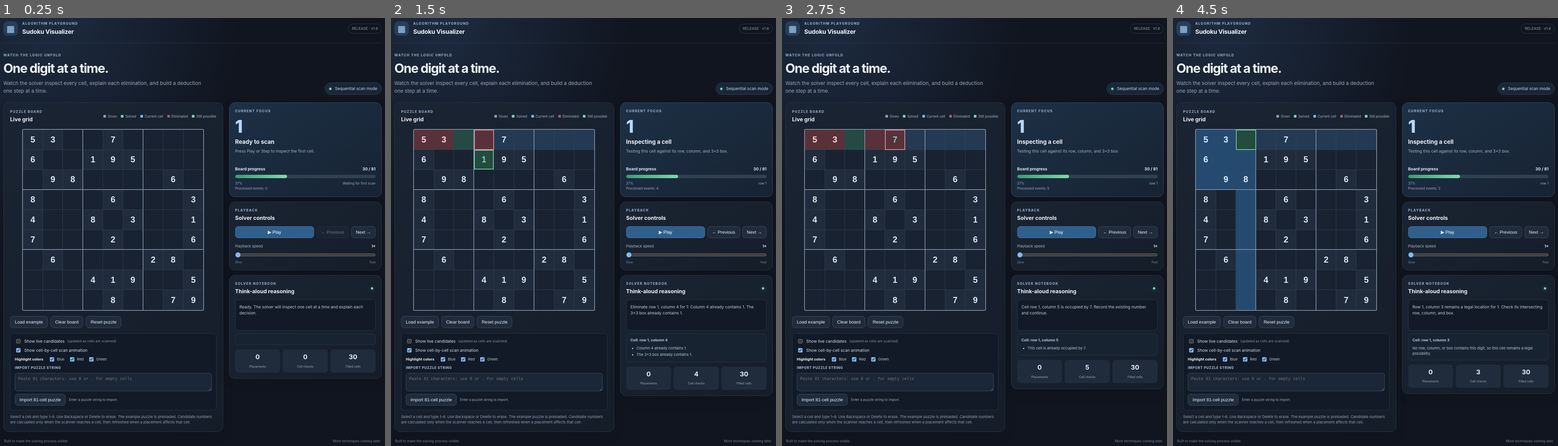
Above: before the commit, frames 1-4 (left to right).
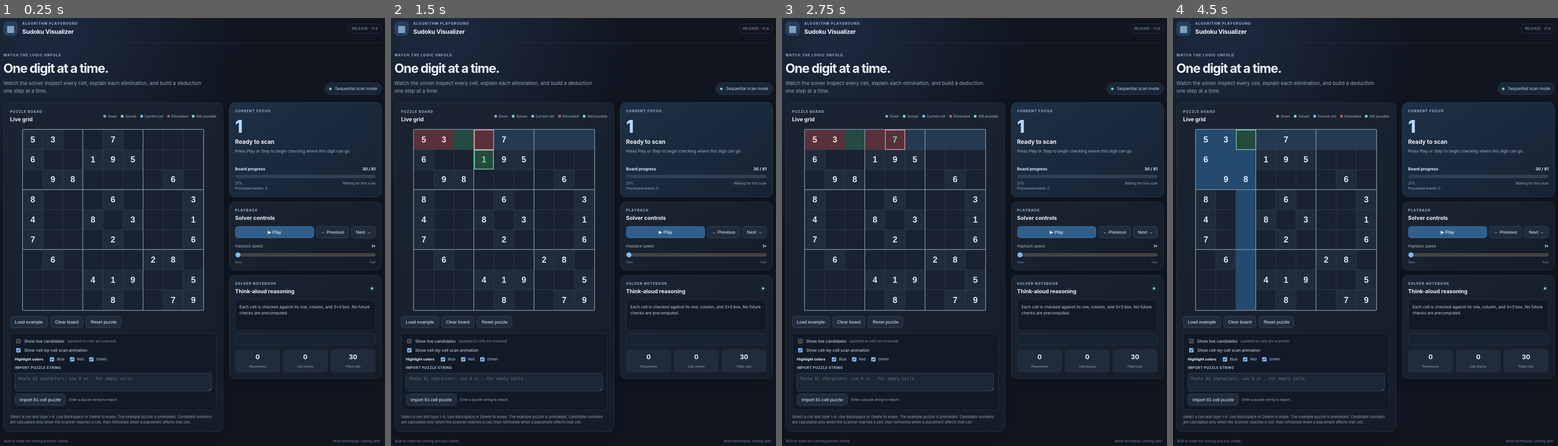
Above: after the commit, the same moments.

Repository: emac75camera/Sudoku-Visualizer
Game: browser game, page index.html
The game is run twice, just before and just after one commit, with the same random seed, the same clock (stepped at 60 frames per second) and the same inputs.
Inputs:
- Up to frame 1 (0.25 s): no input
- Up to frame 2 (1.5 s): click "▶ Play" at 0.27 s; click "Next →" at 0.52 s; click "▶ Play" at 0.77 s; hold Right from 1.03 s (still down); tap Space at 1.1 s
- Up to frame 3 (2.75 s): release Right at 1.53 s; hold Left 1.58-2.15 s; tap Space at 1.6, 2.1, 2.6 s; hold Right from 2.2 s (still down); tap Ctrl at 2.52 s
- Up to frame 4 (4.5 s): release Right at 2.87 s; hold Left 2.92-3.35 s; tap Space at 3.1, 3.6, 4.1 s; click "▶ Play" at 3.27 s; hold Right 3.4-3.9 s; hold Left from 3.95 s (still down)

The runs differ from the first frame. In frame 1, 0.4% of the frame differs, in the area x 61-96%, y 30-70%; in frame 2, 1.7%, in the area x 59-100%, y 28-89%; in frame 3, 1.1%; in frame 4, 1.5%.
Error after the commit: TypeError: Cannot set properties of null (setting 'textContent')

Commit message:
Add digit-specific candidate updates and completed-digit tracking

Diff:
--- a/app.js
+++ b/app.js
@@ -36,7 +36,12 @@
     for(let rr=br;rr<br+3;rr++) for(let cc=bc;cc<bc+3;cc++) if(grid[rr][cc]===digit) return false;
     return true;
   }
-  function candidatesFor(grid,r,c) { return [1,2,3,4,5,6,7,8,9].filter(n=>legal(grid,r,c,n)); }
+  function updateLiveCandidate(grid,r,c,digit) {
+    const key=r+","+c,existing=state.liveCandidates[key]||[];
+    const next=existing.filter(n=>n!==digit);
+    if(grid[r][c]===0&&legal(grid,r,c,digit))next.push(digit);
+    state.liveCandidates[key]=next.sort((a,b)=>a-b);
+  }
   function validPuzzle(grid) {
     for(let r=0;r<9;r++) for(let c=0;c<9;c++) if(grid[r][c]) {
       const n=grid[r][c]; grid[r][c]=0;
@@ -121,7 +126,7 @@
       finishCycle();saveState();return true;
     }
     const type=TYPES[state.typeIndex],unit=state.unit,label=unitName(type,unit);
-    if(cellsFor(type,unit).some(([r,c])=>state.grid[r][c]===state.digit)){
+    if(type==="box"&&cellsFor("box",unit).some(([r,c])=>state.grid[r][c]===state.digit)){
       state.event={kind:"unit-skip",digit:state.digit,type,unit,cell:null,reasons:[],inspected:[],candidates:[],contextCells:[],sourceCells:[],placement:null,message:"Skip "+label+" for "+state.digit+": this unit already contains "+state.digit+", so none of its cells need to be scanned."};
       advanceUnit();saveState();return true;
     }
@@ -131,7 +136,7 @@
       for(let i=state.cellIndex;i<9;i++){
         const [r,c]=unitCells[i],result=explainCell(state.grid,r,c,state.digit);
         trace.push({r,c,legal:result.legal,reasons:result.reasons});
-        state.liveCandidates[r+","+c]=state.grid[r][c]===0?candidatesFor(state.grid,r,c):[];
+        updateLiveCandidate(state.grid,r,c,state.digit);
       }
       const options=trace.filter(x=>x.legal).map(x=>[x.r,x.c]);
       state.scans+=9-state.cellIndex;
@@ -149,7 +154,7 @@
     if(state.cellIndex<9){
       const [r,c]=cellsFor(type,unit)[state.cellIndex],result=explainCell(state.grid,r,c,state.digit);
       const key=r+","+c;
-      state.liveCandidates[key]=state.grid[r][c]===0?candidatesFor(state.grid,r,c):[];
+      updateLiveCandidate(state.grid,r,c,state.digit);
       const item={r,c,legal:result.legal,reasons:result.reasons};
       state.inspected.push(item);if(result.legal)state.legalPositions.push([r,c]);
       state.cellIndex++;state.scans++;
@@ -208,6 +213,13 @@
       boardEl.appendChild(cell);
     }
     $("focusNumber").textContent=showScanAnimation?(s.digit||"—"):"—";
+    const digitCounts=Array.from({length:9},(_,i)=>grid.flat().filter(value=>value===i+1).length);
+    for(let digit=1;digit<=9;digit++){
+      const count=digitCounts[digit-1],item=$("digitStatus"+digit);
+      item.textContent=digit+" · "+count+"/9";
+      item.classList.toggle("digit-complete",count===9);
+      item.setAttribute("aria-label","Digit "+digit+": "+count+" of 9 placed"+(count===9?", complete":""));
+    }
     $("progressText").textContent=state.filled+" / 81";
     $("progressFill").style.width=(state.filled/81*100)+"%";
     $("progressPercent").textContent=Math.round(state.filled/81*100)+"%";
